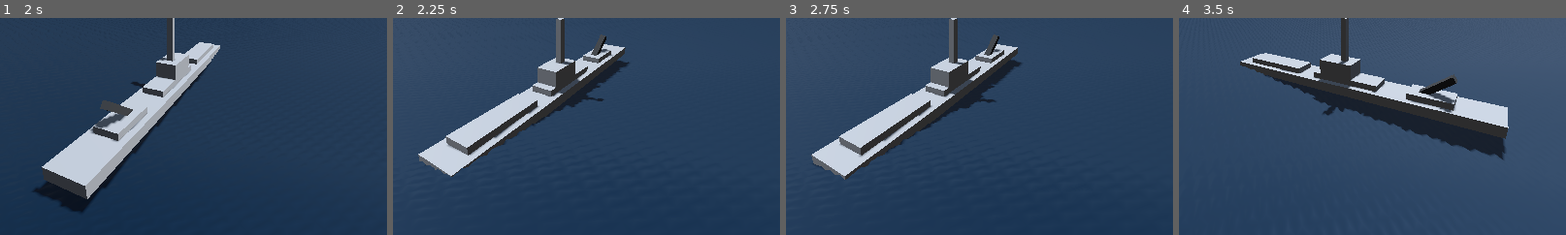
Above: before the commit, frames 1-4 (left to right).
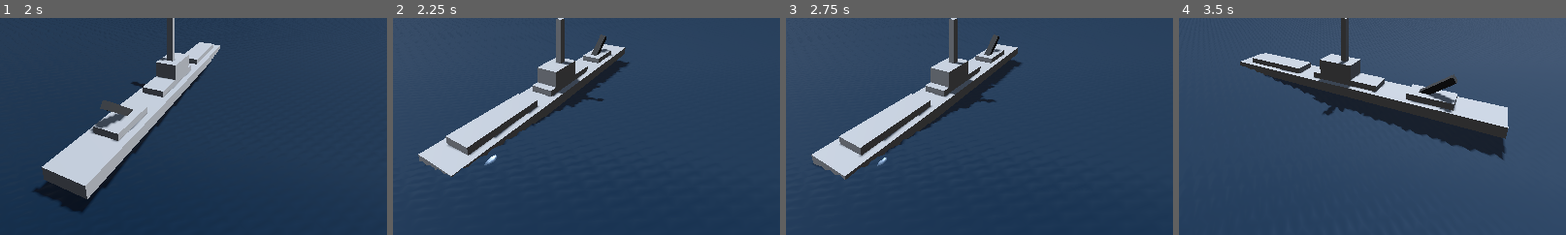
Above: after the commit, the same moments.

Repository: Alexamakans/bubbelspel
Game: Godot game, scene res://scenes/world.tscn
The game is run twice, just before and just after one commit, with the same random seed, the same clock (stepped at 60 frames per second) and the same inputs.
Inputs (mouse positions are % of the whole screen's width and height, from its top left):
- Up to frame 1 (2 s): move the mouse to (72, 45) at 0.52 s; hold W (move_forward) 0.53-1.28 s; tap Mouse wheel up (look_zoom_in) at 0.6 s; move the mouse to (30, 55) at 1.27 s; hold S (move_backward) from 1.28 s (still down); tap Mouse wheel down (look_zoom_out) at 1.35 s
- Up to frame 2 (2.25 s): move the mouse to (60, 28) at 2.02 s; release S (move_backward) at 2.03 s; hold W (move_forward) from 2.03 s (still down); tap A (move_portside) at 2.1 s
- Up to frame 3 (2.75 s): keep holding W (move_forward)
- Up to frame 4 (3.5 s): keep holding W (move_forward); move the mouse to (45, 70) at 2.77 s; tap D (move_starboard) at 2.85 s
The pictures show only the part of the screen within x 28-78%, y 41-90%; the shares and areas given below are measured in that part.

Frame 1 is identical in both runs. In frame 2, less than 0.1% of the frame differs, in the area x 23-27%, y 62-68%; in frame 3, less than 0.1%; in frame 4, less than 0.1%.

Commit message:
ugly particles

Diff:
--- a/scenes/player.tscn
+++ b/scenes/player.tscn
@@ -54,6 +54,53 @@
 [sub_resource type="Curve" id="Curve_g2els"]
 _data = [Vector2(0, 0), 0.0, 0.487478, 0, 0, Vector2(0.501799, 0.885445), 1.19983, 1.19983, 0, 0, Vector2(1, 1), -0.436029, 0.0, 0, 0]
 point_count = 3
+
+[sub_resource type="FastNoiseLite" id="FastNoiseLite_g2els"]
+frequency = 0.0127
+
+[sub_resource type="NoiseTexture2D" id="NoiseTexture2D_qhqgy"]
+noise = SubResource("FastNoiseLite_g2els")
+
+[sub_resource type="StandardMaterial3D" id="StandardMaterial3D_dqkch"]
+blend_mode = 1
+albedo_color = Color(1, 1, 1, 0.501961)
+albedo_texture = SubResource("NoiseTexture2D_qhqgy")
+
+[sub_resource type="Curve" id="Curve_qhqgy"]
+_data = [Vector2(0, 0), 0.0, 7.71915, 0, 0, Vector2(0.0857143, 1), 0.0, 0.0, 0, 0, Vector2(1, 0), -0.519851, 0.0, 0, 0]
+point_count = 3
+
+[sub_resource type="CurveTexture" id="CurveTexture_dqkch"]
+curve = SubResource("Curve_qhqgy")
+
+[sub_resource type="Curve" id="Curve_qlg0r"]
+_data = [Vector2(0, 1), 0.0, 0.0, 0, 0, Vector2(1, 0), 0.0, 0.0, 0, 0]
+point_count = 2
+
+[sub_resource type="CurveTexture" id="CurveTexture_tuyoq"]
+curve = SubResource("Curve_qlg0r")
+
+[sub_resource type="ParticleProcessMaterial" id="ParticleProcessMaterial_g2els"]
+emission_shape_scale = Vector3(1, 0, 1)
+emission_shape = 1
+emission_sphere_radius = 12.17
+initial_velocity_min = 1.0
+initial_velocity_max = 4.0
+gravity = Vector3(0, 0, 0)
+scale_max = 4.0
+scale_curve = SubResource("CurveTexture_dqkch")
+turbulence_enabled = true
+turbulence_noise_strength = 5.45
+turbulence_noise_speed = Vector3(4, 0, 4)
+turbulence_noise_speed_random = 1.83
+turbulence_influence_min = 0.195
+turbulence_influence_max = 0.302
+turbulence_influence_over_life = SubResource("CurveTexture_tuyoq")
+
+[sub_resource type="SphereMesh" id="SphereMesh_fjrip"]
+radius = 2.5
+rings = 5
+is_hemisphere = true
 
 [node name="player" type="CharacterBody3D" node_paths=PackedStringArray("speed_forward_bar", "speed_reverse_bar", "rot_starboard_bar", "rot_portside_bar")]
 script = ExtResource("1_3vyb7")
@@ -188,3 +235,13 @@
 [node name="CameraFocusPoint" type="Marker3D" parent="."]
 transform = Transform3D(1, 0, 0, 0, 1, 0, 0, 0, 1, 0, 27.446, 0)
 gizmo_extents = 5.0
+
+[node name="GPUParticles3D" type="GPUParticles3D" parent="."]
+transform = Transform3D(1, 0, 0, 0, 1, 0, 0, 0, 1, 0, 0, 100.017)
+material_override = SubResource("StandardMaterial3D_dqkch")
+amount = 50
+lifetime = 5.0
+explosiveness = 0.03
+randomness = 0.35
+process_material = SubResource("ParticleProcessMaterial_g2els")
+draw_pass_1 = SubResource("SphereMesh_fjrip")
Not shown: 1 places in scenes/player.tscn that only renumber resources
Not shown: 1 places in scenes/world.tscn that only renumber resources
